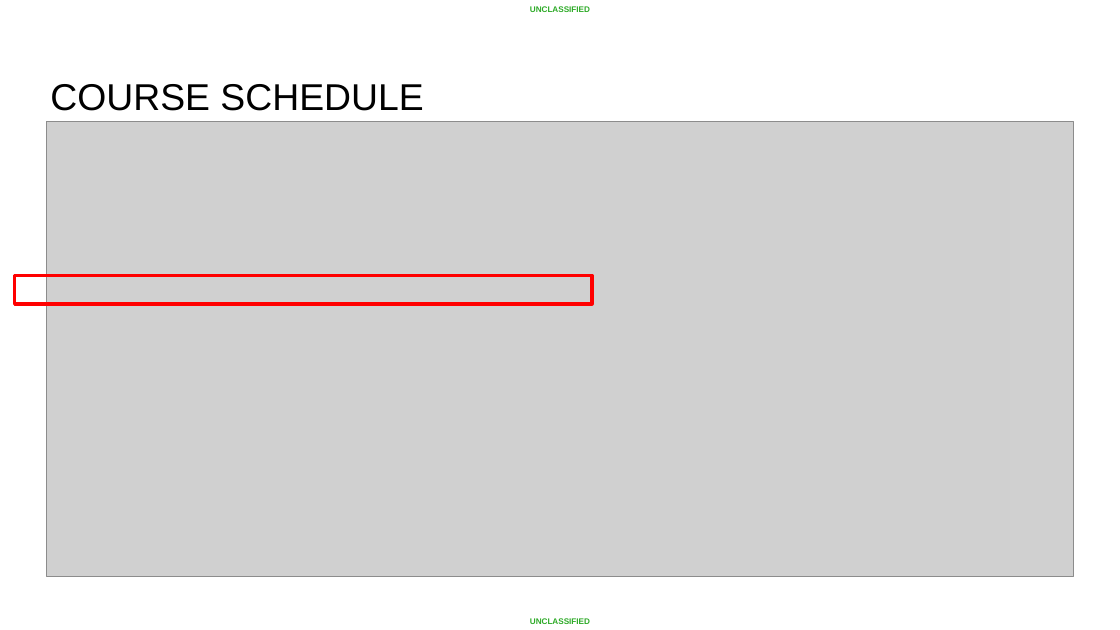
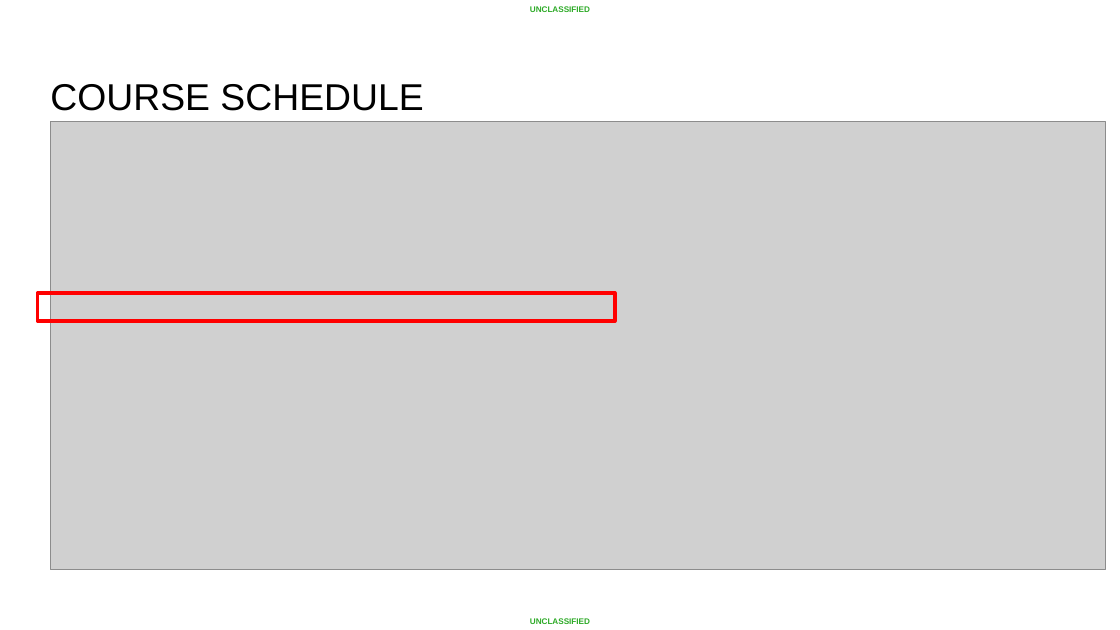
Before and after one commit to AFC-AI2C/summer-course, a slide deck: slide 3 of Python/Lesson 05 - File IO/Python File IO.pptx. Drawn at 1120x630 pixels with LibreOffice and Linux fonts; fonts in the diff are those of the drawing; grey boxes stand for pictures; background and template pictures are left out. Boxes give left, top, right and bottom in pixels: in the first picture for what was removed or moved away, otherwise in the second. Text is boxed around its words. In the diff, an @@ line names an element or a change of style, - is before the commit and + after.

```diff
--- a/Python/Lesson 05 - File IO/Python File IO.pptx
+++ b/Python/Lesson 05 - File IO/Python File IO.pptx
@@ picture: place and size @@
-picture at bbox=[47, 121, 1074, 576]
+picture at bbox=[50, 122, 1106, 570]
@@ rectangle: place and size @@
-rectangle at bbox=[14, 276, 592, 304]
+rectangle at bbox=[38, 293, 615, 322]
```
Also in this commit, not shown: 6 other slides changed, 2 slides added, 1 slide removed, 4 other files.
